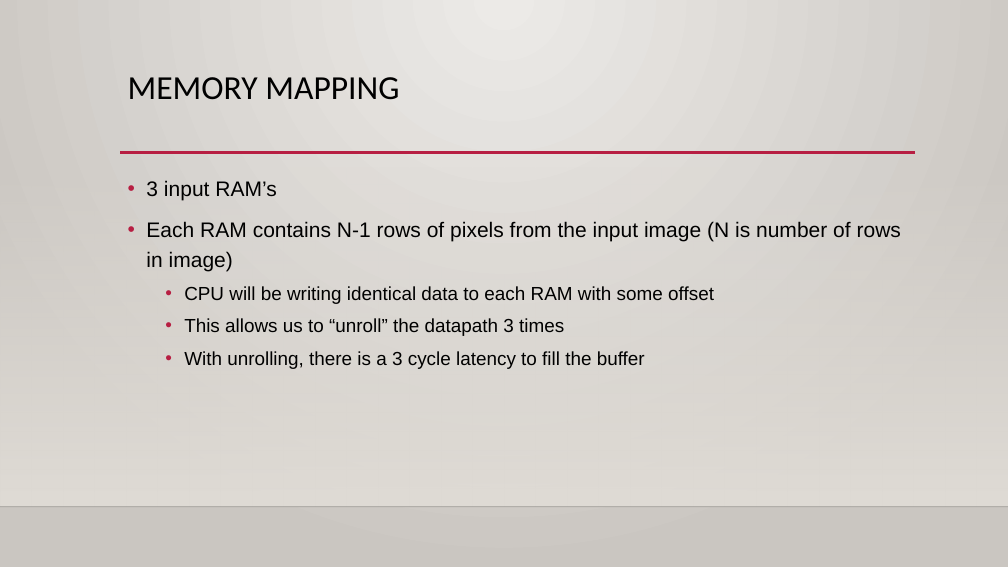
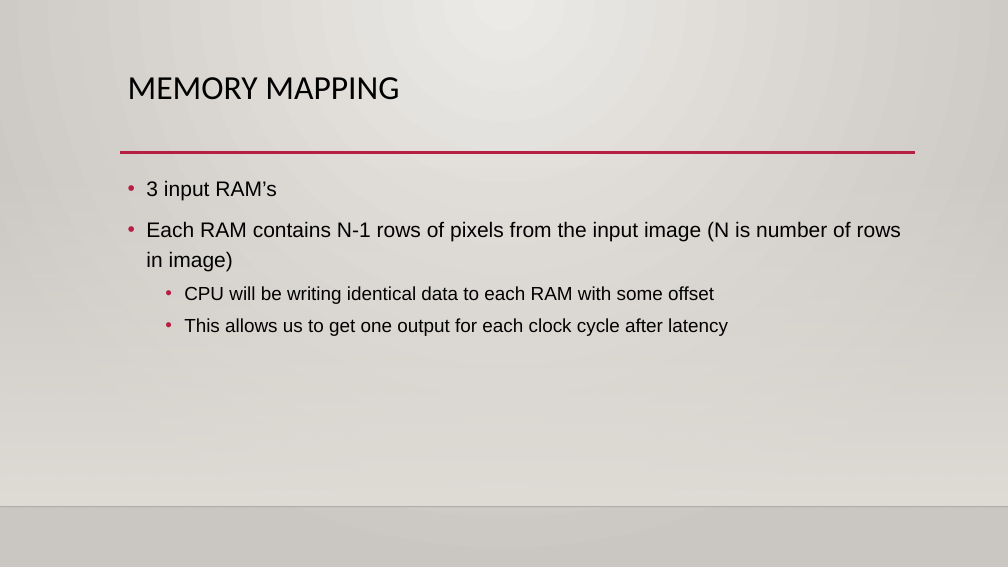
Before and after one commit to Maximus32/Reconfig-Canny, a slide deck: slide 11 of Deliverables/Canny edge detection – fpga speedup.pptx. Drawn at 1008x567 pixels with LibreOffice and Linux fonts; fonts in the diff are those of the drawing; background and template pictures are left out. Boxes give left, top, right and bottom in pixels: in the first picture for what was removed or moved away, otherwise in the second. Text is boxed around its words. In the diff, an @@ line names an element or a change of style, - is before the commit and + after.

Commit message:
updated pp

```diff
--- a/Deliverables/Canny edge detection – fpga speedup.pptx
+++ b/Deliverables/Canny edge detection – fpga speedup.pptx
@@ text at (184,318,728,336): text changed @@
-  • This allows us to “unroll” the datapath 3 times
-  • With unrolling, there is a 3 cycle latency to fill the buffer
+  • This allows us to get one output for each clock cycle after latency
```
